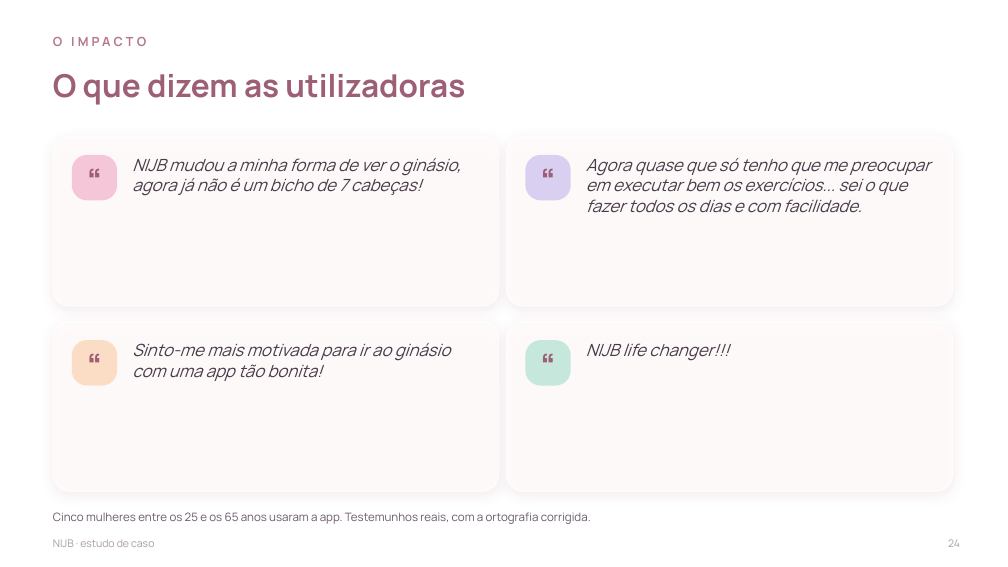
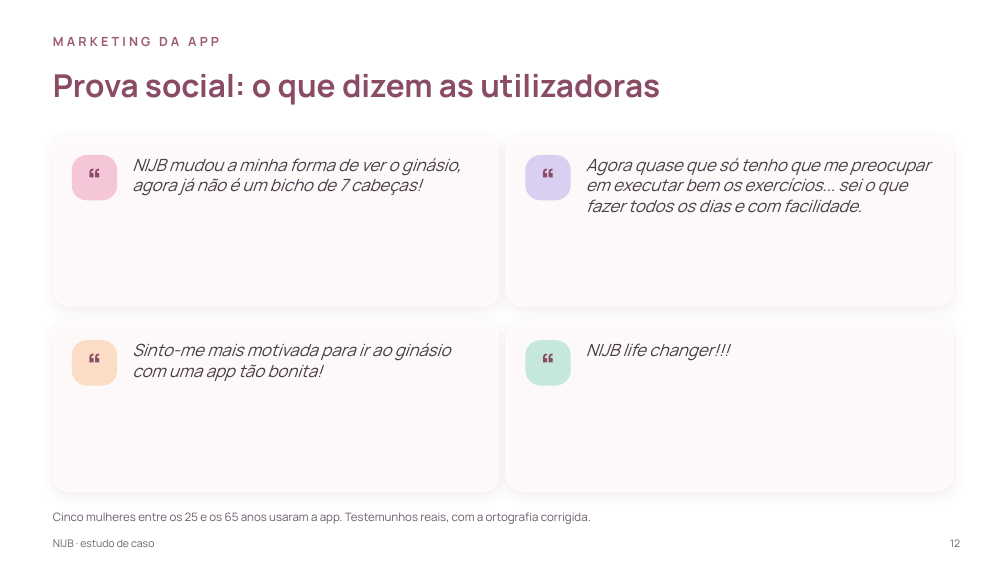
Before and after one commit to nauquero/nau-quero, a slide deck: slide 12 of NIJB-estudo-de-caso-completo.pptx (slide 24 before the commit). Drawn at 1008x567 pixels with LibreOffice and Linux fonts; fonts in the diff are those of the drawing; background and template pictures are left out. Boxes give left, top, right and bottom in pixels: in the first picture for what was removed or moved away, otherwise in the second. Text is boxed around its words. In the diff, an @@ line names an element or a change of style, - is before the commit and + after.

```diff
--- a/NIJB-estudo-de-caso-completo.pptx
+++ b/NIJB-estudo-de-caso-completo.pptx
@@ text at box(53, 37, 219, 46): text changed; text colour #B5798E to #9C5A74 @@
-O IMPACTO
+MARKETING DA APP
@@ text at box(53, 74, 660, 105): text changed; text colour #9C5F76 to #8A4B65 @@
-O que dizem as utilizadoras
+Prova social: o que dizem as utilizadoras
@@ text colour #9C5F76 to #8A4B65 in 4 elements at box(72, 157, 117, 203), box(526, 157, 571, 203), box(72, 343, 117, 388), box(526, 343, 571, 388) @@
@@ text "NIJB · estudo de caso" at box(53, 539, 154, 547): text colour #A99BA9 to #6E5F6E @@
@@ text at box(950, 539, 960, 547): text changed; text colour #A99BA9 to #6E5F6E @@
-24
+12
```
Also in this commit, not shown: 25 other slides changed, 16 slides added, 2 slides removed.
